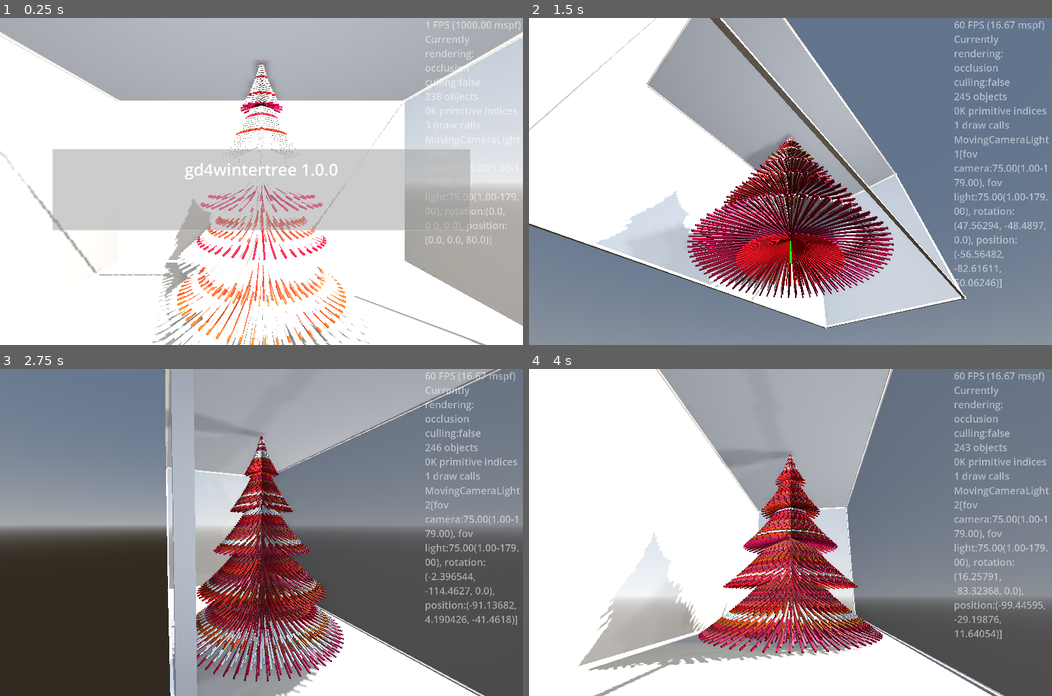
Above: before the commit, frames 1-4 (two rows, left to right).
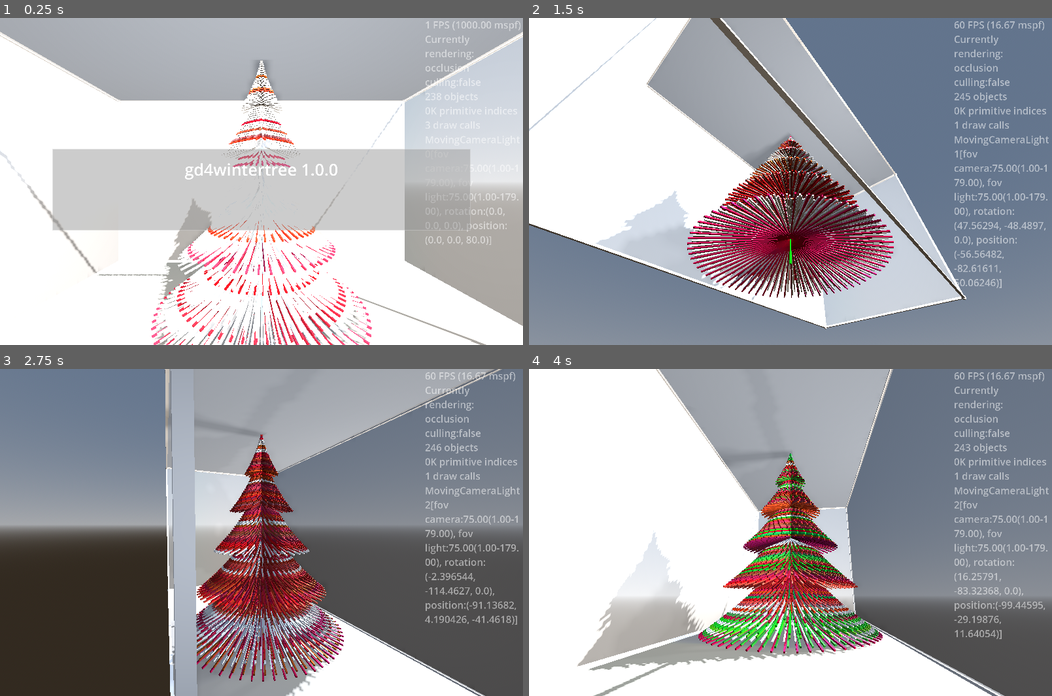
Above: after the commit, the same moments.

Repository: kasworld/gd4wintertree
Game: Godot game, scene res://main.tscn
Same seed, same stepped clock (60 frames per second), same inputs: the game is played once before the commit and once after it.
Inputs (mouse positions are in pixels of both pictures, inside the frame that each line leads up to):
- Up to frame 1 (0.25 s): no input
- Up to frame 2 (1.5 s): tap Enter at 0.5 s; move the mouse to (905, 165) at 0.52 s; hold Right 0.53-1.28 s; tap Q at 0.6 s; click (905, 165) at 0.67 s; move the mouse to (685, 197) at 1.27 s; hold Down from 1.28 s (still down); tap E at 1.35 s
- Up to frame 3 (2.75 s): move the mouse to (313, 460) at 2.02 s; release Down at 2.03 s; hold Right from 2.03 s (still down); tap Enter at 2.1 s
- Up to frame 4 (4 s): move the mouse to (764, 597) at 2.77 s; release Right at 2.78 s; hold Up 2.78-3.53 s; tap Q at 2.85 s; click (764, 597) at 2.92 s; move the mouse to (947, 581) at 3.52 s; hold Left from 3.53 s (still down); tap E at 3.6 s

The runs differ from the first frame. In frame 1, 5.8% of the frame differs, in the area x 28-72%, y 13-100%; in frame 2, 10%, in the area x 18-70%, y 36-86%; in frame 3, 9.1%; in frame 4, 9.2%.

Commit message:
fix LineTree

Diff:
--- a/line_tree/line_tree.gd
+++ b/line_tree/line_tree.gd
@@ -20,9 +20,9 @@
 	$"중심기둥".position.y = h /2
 	var lines := []
 	var y_step := h / y_count
-	for yi in y_count:
+	for yi in range(y_count,0,-1):
 		var y := y_step * yi
-		var rate := 1 - float(yi) / float(y_count)
+		var rate := 1-float(yi) / float(y_count)
 		var r :float= lerp(w/100, w/2, rate ) + fposmod(rate*h, h/stage_count)*rate
 		lines.append_array(make_lines(y,w*1.5*(rate+0.1),10*rate,r))
 	$Lines.multi_line_by_pos(lines, line_width, Color.WHITE)
--- a/main.gd
+++ b/main.gd
@@ -54,12 +54,19 @@
 
 var line_tree_inst_index :Array
 var green_color_list := NamedColorList.make_green_color_list()
+var rgb_index :int = 0
+var change_count := 0
 func linetree_color_animate2() -> void:
 	var lines :MultiMeshShape = $LineTree.get_lines()
 	var a :Array = line_tree_inst_index.pick_random()
-	var co :Color = random_rate_color([0]) #  random_green_rate(0.6)
+	var co :Color = random_rate_color([rgb_index]) #  random_green_rate(0.6)
 	for i in a:
 		lines.set_inst_color(i, co)
+	change_count +=1
+	if change_count > 200:
+		change_count = 0
+		rgb_index += 1
+		rgb_index %= 3
 
 func random_color() -> Color:
 	return NamedColorList.color_list.pick_random()[0]
